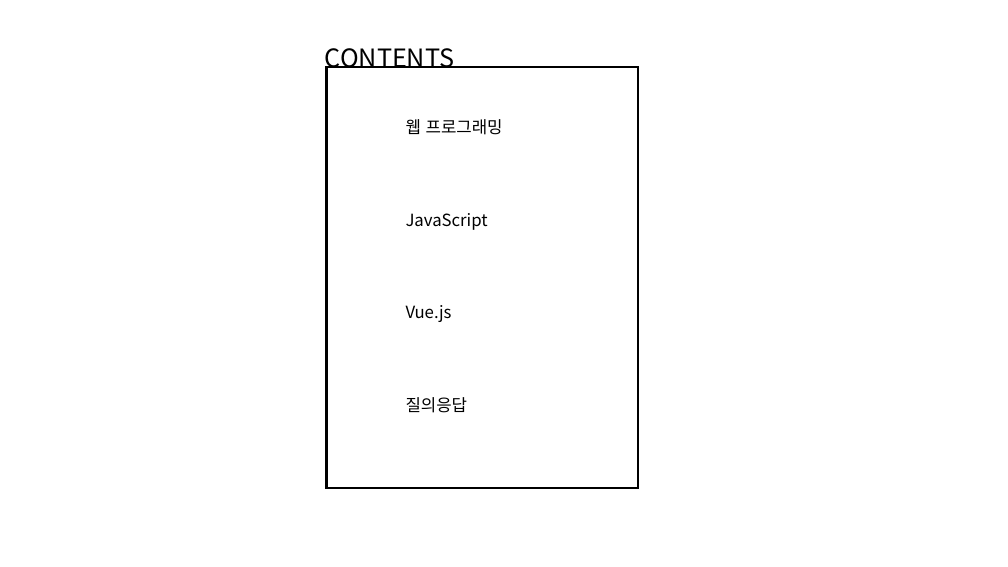
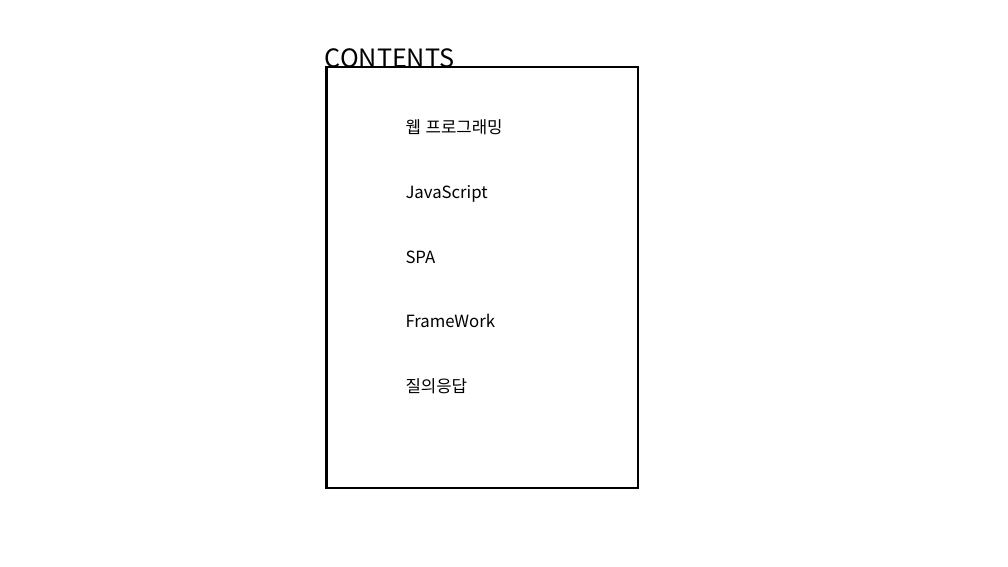
Before and after one commit to gunwoongPark/Seminar, a slide deck: slide 2 of 2020_11_11/세미나1.pptx. Drawn at 1008x567 pixels with LibreOffice and Linux fonts; fonts in the diff are those of the drawing. Boxes give left, top, right and bottom in pixels: in the first picture for what was removed or moved away, otherwise in the second. Text is boxed around its words. In the diff, an @@ line names an element or a change of style, - is before the commit and + after.

```diff
--- a/2020_11_11/세미나1.pptx
+++ b/2020_11_11/세미나1.pptx
@@ text "JavaScript": place and size @@
-text "JavaScript" at bbox=[406, 213, 488, 230]
+text "JavaScript" at bbox=[406, 185, 488, 202]
@@ text at bbox=[406, 250, 436, 264]: text changed @@
-Vue.js
+SPA
@@ text added at bbox=[406, 313, 496, 328], 16 pt, text #000000 @@
+FrameWork
@@ text "질의응답": place and size @@
-text "질의응답" at bbox=[406, 397, 468, 413]
+text "질의응답" at bbox=[406, 378, 468, 394]
```
Also in this commit, not shown: 10 other slides changed, 2 slides added.
